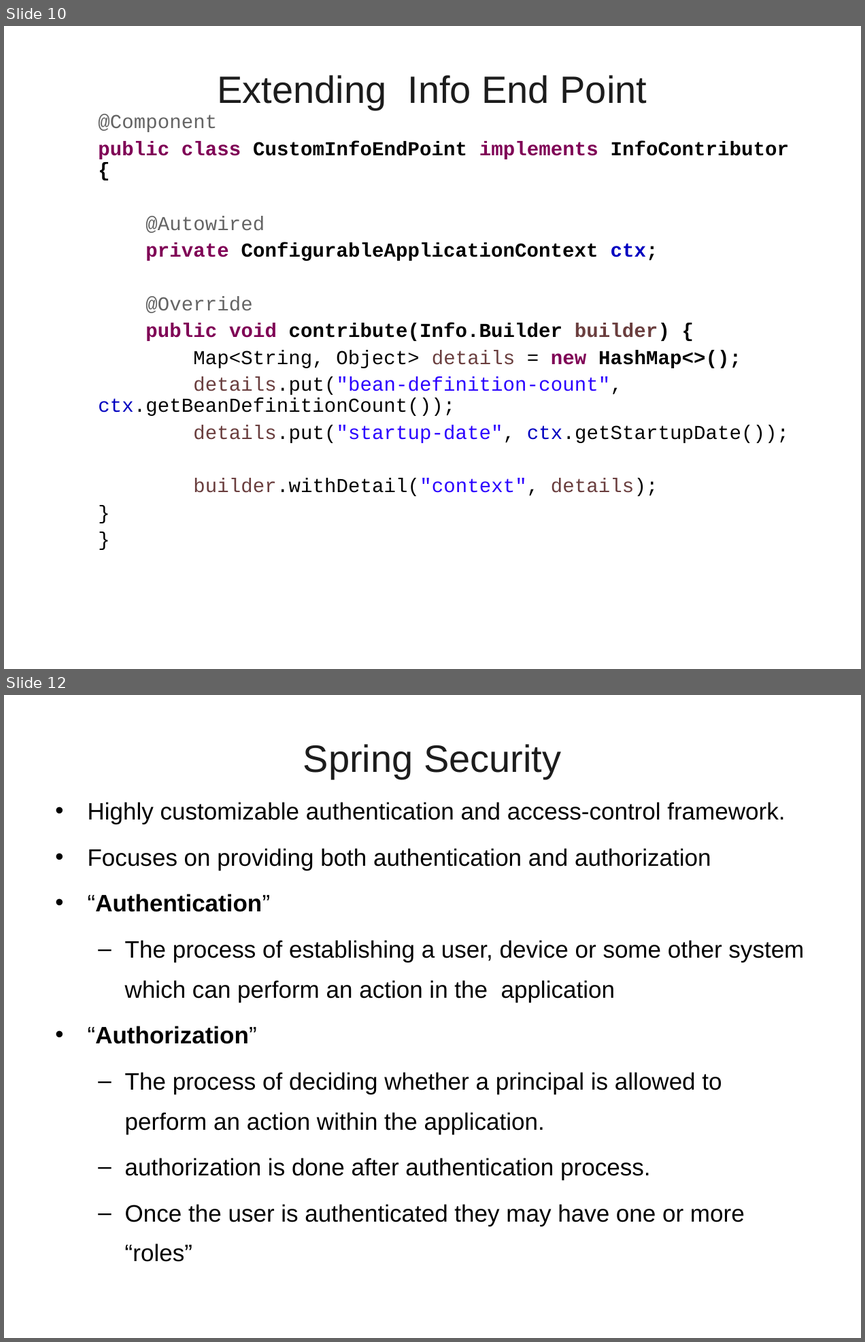
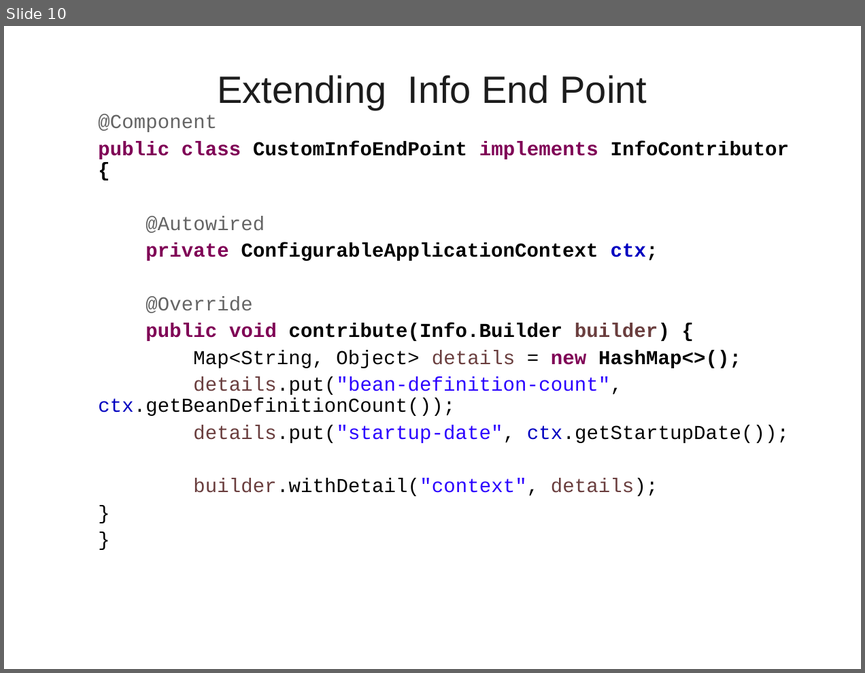
Before and after one commit to vatsanTraining/training_july_2023, a slide deck: MicroService_Module2_Bajaj.ppt. Shown one above the other, each under a label of ours: slides 10 and 12 before the commit, slide 10 after it; the slides between them are not shown. The pictures are 865x1342 and 865x673 pixels, drawn with LibreOffice and Linux fonts; fonts in the diff are those of the drawing; background and template pictures are left out. Boxes give left, top, right and bottom in pixels: in the first picture for what was removed or moved away, otherwise in the second. Text is boxed around its words. In the diff, an @@ line names an element or a change of style, - is before the commit and + after.

```diff
--- a/MicroService_Module2_Bajaj.ppt
+++ b/MicroService_Module2_Bajaj.ppt
@@ slide 12 removed at (x1=4, y1=695, x2=861, y2=1338), background picture (left out) @@
@@ title removed at (x1=303, y1=744, x2=561, y2=779) @@
-Spring Security
@@ text removed at (x1=88, y1=802, x2=804, y2=1261) @@
-• Highly customizable authentication and access-control framework.
-• Focuses on providing both authentication and authorization
-• “Authentication”
-  – The process of establishing a user, device or some other system which can perform an action in the application
-• “Authorization”
-  – The process of deciding whether a principal is allowed to perform an action within the application.
-  – authorization is done after authentication process.
-  – Once the user is authenticated they may have one or more “roles”
```
Also in this commit, not shown: 4 slides changed, 92 slides added, 12 other slides removed, 16 other files.
